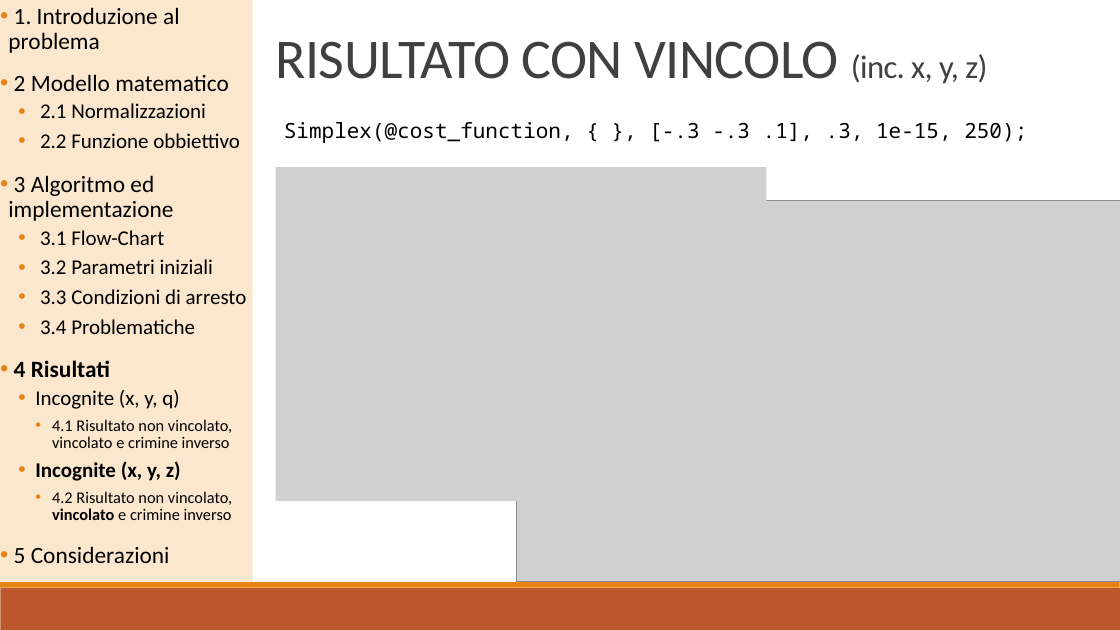
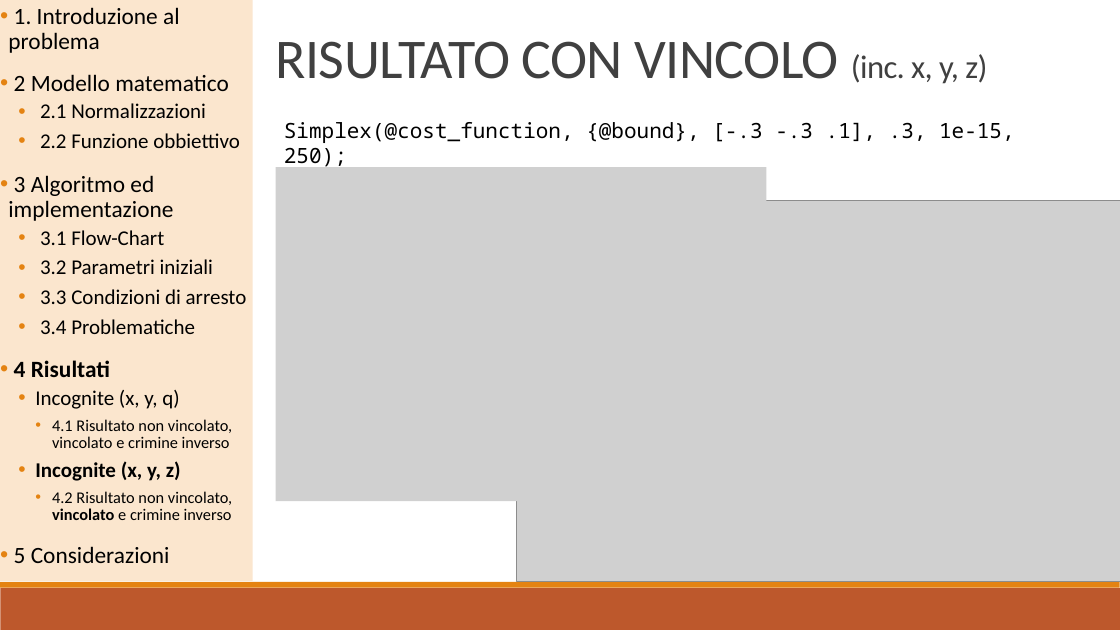
Before and after one commit to baldimario/Simplex, a slide deck: slide 19 of IDENTICAZIONE SISTEMA DI CARICHE PUNTIFORMI DA MISURE DI.pptx (slide 18 before the commit). Drawn at 1120x630 pixels with LibreOffice and Linux fonts; fonts in the diff are those of the drawing; grey boxes stand for pictures. Boxes give left, top, right and bottom in pixels: in the first picture for what was removed or moved away, otherwise in the second. Text is boxed around its words. In the diff, an @@ line names an element or a change of style, - is before the commit and + after.

```diff
--- a/IDENTICAZIONE SISTEMA DI CARICHE PUNTIFORMI DA MISURE DI.pptx
+++ b/IDENTICAZIONE SISTEMA DI CARICHE PUNTIFORMI DA MISURE DI.pptx
@@ text at [284,122,1015,170]: text changed @@
-Simplex(@cost_function, { }, [-.3 -.3 .1], .3, 1e-15, 250);
+Simplex(@cost_function, {@bound}, [-.3 -.3 .1], .3, 1e-15, 250);
```
Also in this commit, not shown: 1 other slide changed, 1 slide added, 2 other files.
